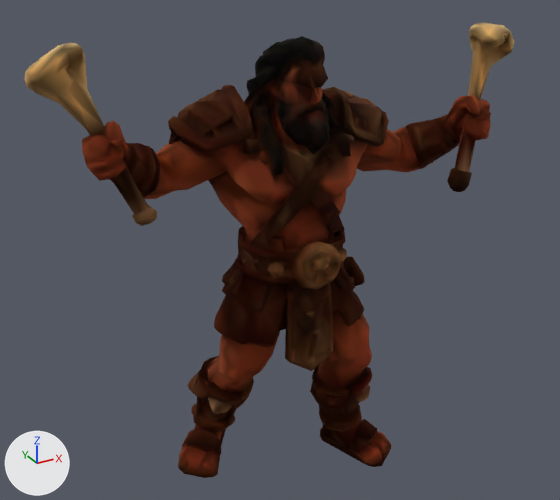
The glTF model models/tripo/sansao_lod1.glb, before and after one commit.
Before and after are seen from a 50 mm camera at (-0.739, -1.319, 1.181) aimed at (-0.03, -0.031, 0.537). The lights are fixed; the arrows at lower left show +X, +Y and +Z. The first picture is the older version. Vertices at exactly the same position are counted once.

Names of what the first picture shows: 'tripo_node_6ad80bf9-aaf6-4607-b20b-10c156cb177e'.
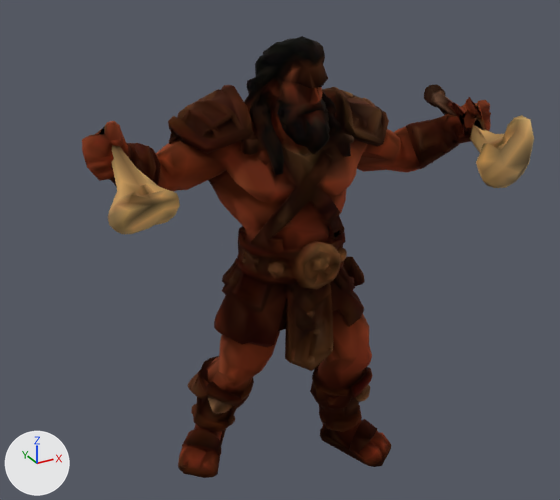
Edits to the bpy script that builds the scene:
```text
Change me_tripo_mesh_6ad80bf9_aaf6_4607_b20b_10c156cb177e:
    used by ob_tripo_node_6ad80bf9_aaf6_4607_b20b_10c156cb177e; location = (0.0, 0.0, 0.0)
    remove me_tripo_mesh_6ad80bf9_aaf6_4607_b20b_10c156cb177e.from_pydata(...)  # 3344 vertices, 6717 faces; spans x -0.489..0.489, y -0.164..0.164, z 0.0..0.974
    add me_tripo_mesh_6ad80bf9_aaf6_4607_b20b_10c156cb177e.from_pydata(...)  # 3344 vertices, 6717 faces; spans x -0.415..0.426, y -0.309..0.164, z 0.0..0.963
    me_tripo_mesh_6ad80bf9_aaf6_4607_b20b_10c156cb177e part 1
    17 vertices are removed from x -0.483..-0.395, y 0.018..0.072, z 0.927..0.974
    48 faces are deleted
    70 vertices move from x -0.489..-0.38, y -0.033..0.072, z 0.835..0.974 to x -0.409..-0.286, y -0.176..-0.04, z 0.684..0.774
    17 vertices are added at x -0.405..-0.309, y -0.172..-0.116, z 0.678..0.719
    48 new faces join them
    me_tripo_mesh_6ad80bf9_aaf6_4607_b20b_10c156cb177e part 2
    5 vertices are removed from x 0.413..0.462, y -0.049..-0.033, z 0.94..0.955
    17 faces are deleted
    140 vertices move from x 0.315..0.489, y -0.162..-0.033, z 0.636..0.973 to x 0.268..0.402, y -0.309..0.032, z 0.69..0.829
    5 vertices are added at (0.326, -0.285, 0.69), (0.309, -0.296, 0.701), (0.335, -0.298, 0.704), (0.343, -0.29, 0.7), (0.356, -0.296, 0.717)
    17 new faces join them
    other edits to the shape of me_tripo_mesh_6ad80bf9_aaf6_4607_b20b_10c156cb177e do not show in these pictures
```

What differs and where, as boxes (x1, y1, x2, y2) in the pictures (560 x 500 px; the box of a moved part takes in the faces that stretch with it):
'tripo_node_6ad80bf9-aaf6-4607-b20b-10c156cb177e', reshaped (8% narrower)
    before: (24, 23, 514, 478)
    after: (82, 36, 534, 478)
part 1 of me_tripo_mesh_6ad80bf9_aaf6_4607_b20b_10c156cb177e, moved or reshaped
    before: (24, 43, 104, 135)
    after: (94, 127, 180, 234)
part 2 of me_tripo_mesh_6ad80bf9_aaf6_4607_b20b_10c156cb177e, moved or reshaped
    before: (447, 23, 514, 192)
    after: (424, 84, 534, 188)
